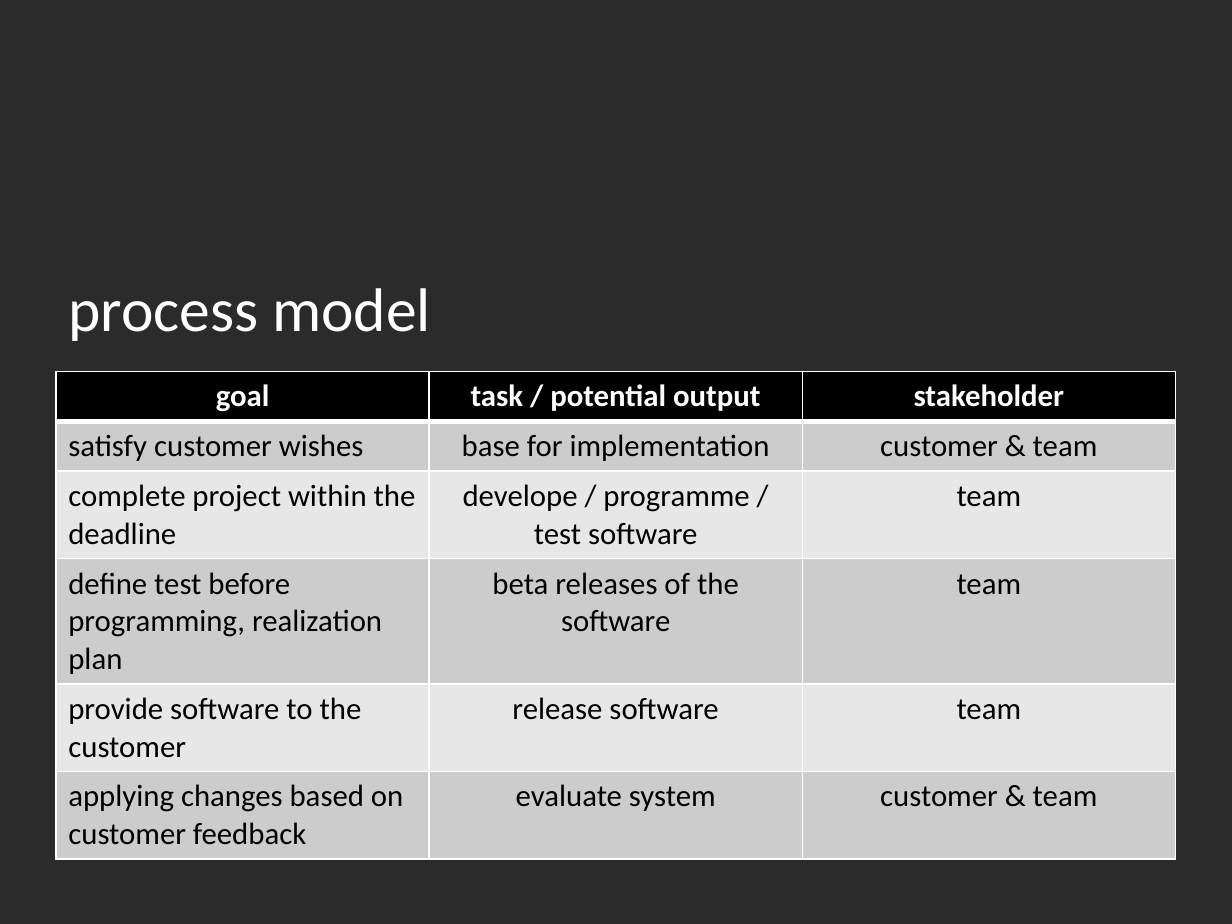
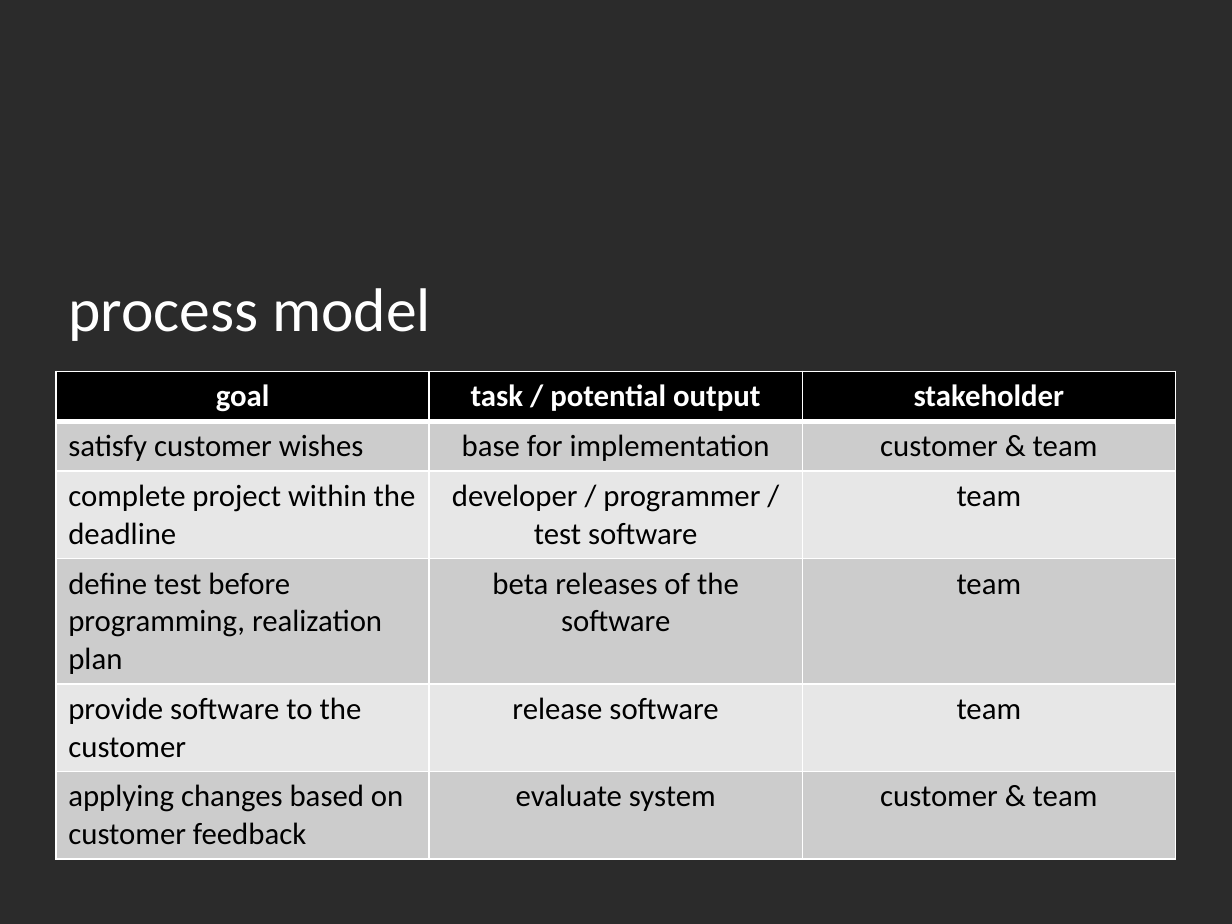
Before and after one commit to hirsp4/ch.bfh.btx8081.w2013.blue, a slide deck: slide 5 of ch.bfh.btx8081.w2013.blue/doc/task02/task02.pptx. Drawn at 1232x924 pixels with LibreOffice and Linux fonts; fonts in the diff are those of the drawing; background and template pictures are left out; a plain dark background stands for a picture behind light text. Boxes give left, top, right and bottom in pixels: in the first picture for what was removed or moved away, otherwise in the second. Text is boxed around its words. In the diff, an @@ line names an element or a change of style, - is before the commit and + after.

```diff
--- a/ch.bfh.btx8081.w2013.blue/doc/task02/task02.pptx
+++ b/ch.bfh.btx8081.w2013.blue/doc/task02/task02.pptx
@@ table at (55, 371, 1175, 853) @@
-row 3, column 2: develope / programme / test software
+row 3, column 2: developer / programmer / test software
```
Also in this commit, not shown: 3 other slides changed.
